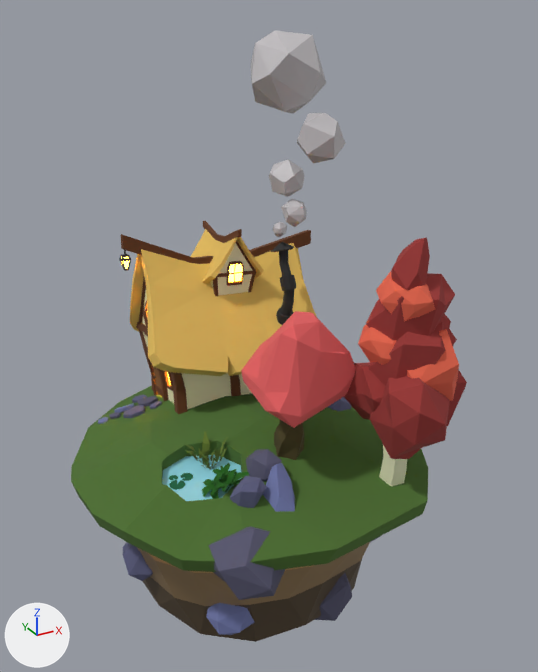
The Blender file low-poly-landscape.blend, before and after one commit.
Before and after are seen from a 50 mm camera at (-4.62, -9.05, 7.9) aimed at (0.29, -0.12, 3.43). The lights are fixed; the arrows at lower left show +X, +Y and +Z.

Script lines for the objects in view, before the commit:
```python
ob_cube_014 = bpy.data.objects.new('Cube.014', me_cube_039)
ob_cube_014.location = (-1.16, 1.95, 4.23)
ob_cube_014.rotation_euler = (-0.142, 0.057, -0.063)  # degrees (-8.1, 3.3, -3.6)
ob_cube_014.scale = (0.0783, 0.0783, 0.106)
ob_cylinder_002 = bpy.data.objects.new('Cylinder.002', me_cylinder_005)
ob_cylinder_002.location = (1.33, -1.94, 1.7)
ob_cylinder_002.rotation_euler = (0.13, 0.0494, -0.0559)  # degrees (7.4, 2.8, -3.2)
ob_cylinder_002.scale = (0.199, 0.199, 0.199)
ob_icosphere_002 = bpy.data.objects.new('Icosphere.002', me_icosphere_002)
ob_icosphere_002.location = (1.33, -2.24, 2.93)
ob_icosphere_002.scale = (0.568, 0.568, 0.808)
ob_icosphere_003 = bpy.data.objects.new('Icosphere.003', me_icosphere_003)
ob_icosphere_003.location = (1.96, -1.92, 2.92)
ob_icosphere_003.rotation_euler = (1.293, 0.782, -0.622)  # degrees (74, 45, -36)
ob_icosphere_003.scale = (0.697, 0.69, 0.579)
ob_icosphere_004 = bpy.data.objects.new('Icosphere.004', me_icosphere_004)
ob_icosphere_004.location = (1.72, -1.89, 3.96)
ob_icosphere_004.rotation_euler = (1.293, 0.782, -0.622)  # degrees (74, 45, -36)
ob_icosphere_004.scale = (0.697, 0.69, 0.579)
ob_icosphere_006 = bpy.data.objects.new('Icosphere.006', me_icosphere_006)
ob_icosphere_006.location = (1.62, -2.13, 3.46)
ob_icosphere_006.rotation_euler = (-0.132, 0.384, -2.202)  # degrees (-7.6, 22, -126)
ob_icosphere_006.scale = (0.607, 0.572, 0.776)
ob_icosphere_007 = bpy.data.objects.new('Icosphere.007', me_icosphere_007)
ob_icosphere_007.location = (1.17, -1.82, 3.75)
ob_icosphere_007.rotation_euler = (1.293, 0.782, -0.622)  # degrees (74, 45, -36)
ob_icosphere_007.scale = (0.697, 0.69, 0.579)
ob_icosphere_026 = bpy.data.objects.new('Icosphere.026', me_icosphere_026)
ob_icosphere_026.location = (-1.1, -1.49, -0.1)
ob_icosphere_026.rotation_euler = (-8.946, -2.551, 2.642)  # degrees (207, -146, 151)
ob_icosphere_026.scale = (0.374, 0.377, 0.455)
ob_water = bpy.data.objects.new('water', me_cylinder_001)
ob_water.location = (-1.14, -0.75, 1.35)
ob_water.scale = (0.616, 0.616, 0.408)
# also in view: 'Cylinder.005' at (0.0, -0.01, 1.65); 'Icosphere.025' at (0.54, -1.26, -0.34); 'Cylinder.003' at (1.18, 0.97, 3.72); 'house body' at (0.28, 1.72, 2.93); 'Cylinder.001' at (0.22, -0.74, 2.38)
```
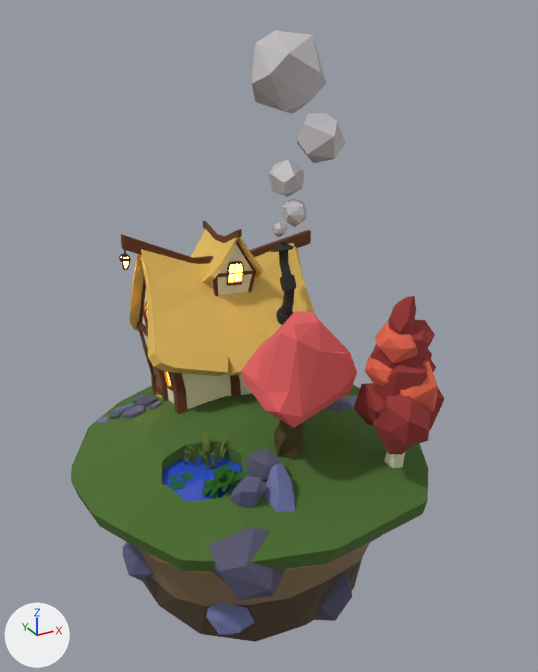
What changed in the scene script:
```text
Change mat_water:
    mat_water.base_color: (0.288, 0.692, 0.8) -> (0.0257, 0.0852, 0.59)  # cyan #92d9e7 -> blue #2c52ca
Change ob_cube_014:
    ob_cube_014.location: (-1.16, 1.95, 4.23) -> (-1.16, 1.98, 4.23)
    ob_cube_014.rotation_euler: (-0.142, 0.057, -0.063) -> (-0.002, 0.0575, -0.0702)  # degrees (-8.1, 3.3, -3.6) -> degrees (-0.1, 3.3, -4)
Change ob_cylinder_002:
    ob_cylinder_002.location: (1.33, -1.94, 1.7) -> (1.56, -1.67, 1.78)
    ob_cylinder_002.scale: (0.199, 0.199, 0.199) -> (0.149, 0.149, 0.149)
Change ob_icosphere_002:
    ob_icosphere_002.location: (1.33, -2.24, 2.93) -> (1.4, -2.01, 2.66)
    ob_icosphere_002.scale: (0.568, 0.568, 0.808) -> (0.427, 0.427, 0.607)
Change ob_icosphere_003:
    ob_icosphere_003.location: (1.96, -1.92, 2.92) -> (1.87, -1.77, 2.65)
    ob_icosphere_003.scale: (0.697, 0.69, 0.579) -> (0.524, 0.518, 0.435)
Change ob_icosphere_004:
    ob_icosphere_004.location: (1.72, -1.89, 3.96) -> (1.69, -1.75, 3.43)
    ob_icosphere_004.scale: (0.697, 0.69, 0.579) -> (0.524, 0.518, 0.435)
Change ob_icosphere_006:
    ob_icosphere_006.location: (1.62, -2.13, 3.46) -> (1.62, -1.92, 3.06)
    ob_icosphere_006.scale: (0.607, 0.572, 0.776) -> (0.456, 0.43, 0.583)
Change ob_icosphere_007:
    ob_icosphere_007.location: (1.17, -1.82, 3.75) -> (1.28, -1.69, 3.28)
    ob_icosphere_007.scale: (0.697, 0.69, 0.579) -> (0.524, 0.518, 0.435)
Change ob_icosphere_008:
    ob_icosphere_008.location: (1.42, -2.03, 3.61) -> (1.47, -1.85, 3.17)
    ob_icosphere_008.scale: (0.666, 0.716, 0.585) -> (0.5, 0.537, 0.44)
Change ob_icosphere_009:
    ob_icosphere_009.location: (1.34, -2.0, 4.46) -> (1.36, -1.84, 3.75)
    ob_icosphere_009.scale: (0.681, 0.658, 0.633) -> (0.512, 0.494, 0.475)
Change ob_icosphere_010:
    ob_icosphere_010.location: (1.47, -1.92, 4.93) -> (1.5, -1.77, 4.16)
    ob_icosphere_010.scale: (0.674, 0.61, 0.687) -> (0.506, 0.458, 0.516)
Change ob_icosphere_011:
    ob_icosphere_011.location: (1.44, -1.9, 4.2) -> (1.48, -1.75, 3.62)
    ob_icosphere_011.scale: (0.666, 0.716, 0.585) -> (0.5, 0.537, 0.44)
Change ob_icosphere_012:
    ob_icosphere_012.location: (1.27, -1.65, 2.98) -> (1.35, -1.57, 2.7)
    ob_icosphere_012.scale: (0.516, 0.52, 0.627) -> (0.388, 0.391, 0.471)
Add ob_plane_063:
    ob_plane_063 = bpy.data.objects.new('Plane.063', me_plane_009)
    ob_plane_063.location = (-1.18, -0.4, 1.85)
    ob_plane_063.rotation_euler = (0.187, 2.217, -3.154)  # degrees (11, 127, -181)
    ob_plane_063.scale = (0.09, 0.0156, 0.09)
Add ob_plane_062:
    ob_plane_062 = bpy.data.objects.new('Plane.062', me_plane_009)
    ob_plane_062.location = (-1.13, -0.43, 1.89)
    ob_plane_062.rotation_euler = (-0.105, 1.873, -2.314)  # degrees (-6, 107, -133)
    ob_plane_062.scale = (0.126, 0.0218, 0.126)
Add ob_plane_060:
    ob_plane_060 = bpy.data.objects.new('Plane.060', me_plane_009)
    ob_plane_060.location = (-1.12, -0.24, 1.8)
    ob_plane_060.rotation_euler = (0.187, 2.217, -5.512)  # degrees (11, 127, -316)
    ob_plane_060.scale = (0.09, 0.0156, 0.09)
Add ob_plane_059:
    ob_plane_059 = bpy.data.objects.new('Plane.059', me_plane_009)
    ob_plane_059.location = (-1.22, -0.31, 1.79)
    ob_plane_059.rotation_euler = (-2.84, 1.203, -5.773)  # degrees (-163, 69, -331)
    ob_plane_059.scale = (0.0647, 0.0112, 0.0647)
Add ob_plane_058:
    ob_plane_058 = bpy.data.objects.new('Plane.058', me_plane_009)
    ob_plane_058.location = (-1.16, -0.21, 1.84)
    ob_plane_058.rotation_euler = (-2.898, 1.126, -1.946)  # degrees (-166, 65, -111)
    ob_plane_058.scale = (0.133, 0.0231, 0.133)
```

Boxes (x1, y1, x2, y2) around the edits, measured in the pictures (538 x 672 px):
'Icosphere.002', moved, rescaled (28% narrower, 26% shorter)
    before: (369, 376, 450, 459)
    after: (373, 394, 431, 455)
'Icosphere.008', moved, rescaled (28% narrower, 29% shorter)
    before: (368, 321, 457, 386)
    after: (372, 355, 436, 401)
'Icosphere.011', moved, rescaled (27% narrower, 28% shorter)
    before: (366, 273, 455, 341)
    after: (370, 320, 435, 369)
'Icosphere.009', moved, rescaled (27% narrower, 21% shorter)
    before: (376, 270, 435, 322)
    after: (375, 322, 418, 363)
'Icosphere.010', moved, rescaled (28% narrower, 25% shorter)
    before: (391, 238, 430, 290)
    after: (388, 296, 416, 335)
'Icosphere.006', moved, rescaled (26% narrower, 27% shorter)
    before: (407, 329, 459, 401)
    after: (400, 360, 438, 412)
'water', recoloured (cyan to blue)
    both: (162, 455, 242, 501)
'Icosphere.012', moved, rescaled (24% narrower, 27% shorter)
    before: (344, 362, 385, 420)
    after: (353, 383, 384, 425)
'Icosphere.007', moved, rescaled (28% narrower, 24% shorter)
    before: (358, 325, 396, 365)
    after: (365, 356, 392, 386)
'Cylinder.002', moved, rescaled
    before: (379, 445, 407, 486)
    after: (384, 452, 405, 468)
'Icosphere.003', moved, rescaled (24% narrower, 26% shorter)
    before: (447, 369, 467, 426)
    after: (429, 388, 444, 430)
'Cube.014', moved, turned
    before: (119, 254, 131, 271)
    after: (119, 254, 131, 270)
'Icosphere.004', moved, rescaled (29% narrower, 27% shorter)
    before: (438, 314, 451, 328)
    after: (423, 349, 432, 359)
'Plane.062', added
    after: (191, 455, 195, 464)
'Plane.058', added
    after: (184, 449, 188, 460)
